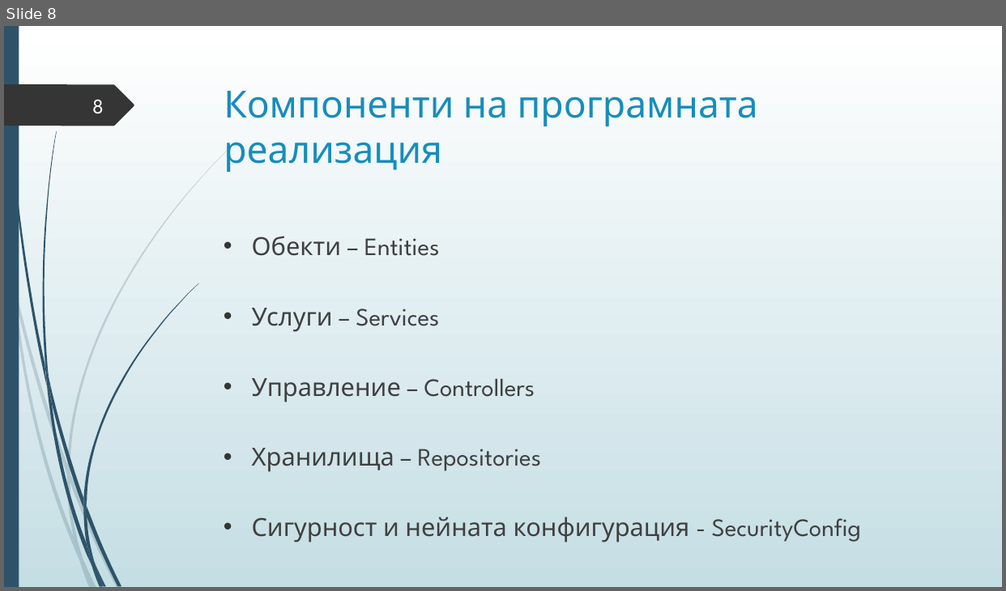
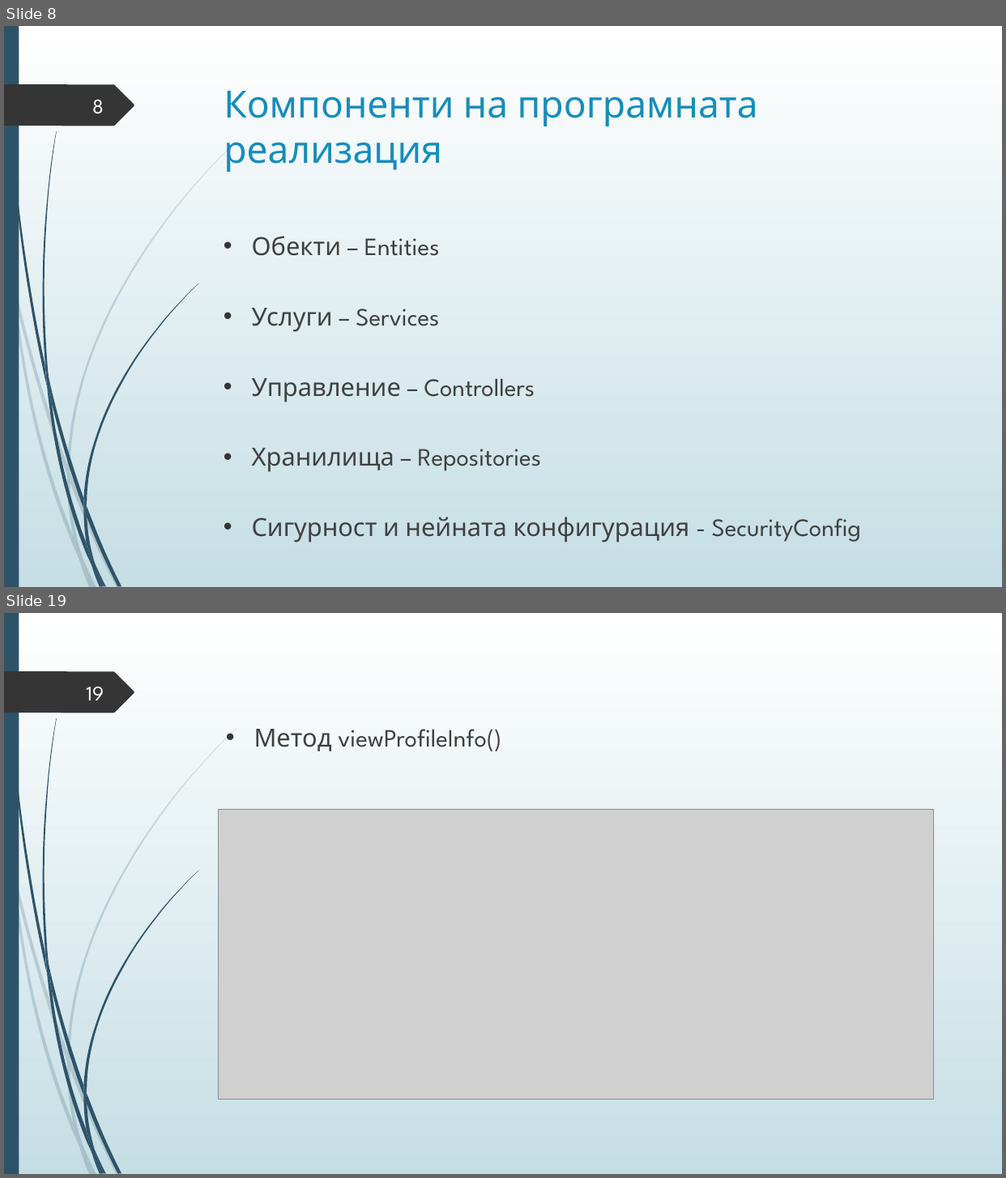
Before and after one commit to Izabel96/PlayingFieldReservations, a slide deck: Дипломна защита.pptx. Shown one above the other, each under a label of ours: slide 8 before the commit, slides 8 and 19 after it; the slides between them are not shown. The pictures are 1006x591 and 1006x1178 pixels, drawn with LibreOffice and Linux fonts; fonts in the diff are those of the drawing; grey boxes stand for pictures. Boxes give left, top, right and bottom in pixels: in the first picture for what was removed or moved away, otherwise in the second. Text is boxed around its words. In the diff, an @@ line names an element or a change of style, - is before the commit and + after.

```diff
--- a/Дипломна защита.pptx
+++ b/Дипломна защита.pptx
@@ slide 19 added at box(4, 613, 1002, 1174), background gradient #FFFFFF to #C5DEE5; not listed: 24 template elements that a slide beside it also shows @@
@@ page number added at box(86, 687, 104, 700), 20 pt, text #FEFFFF @@
+19
@@ text added at box(254, 729, 501, 752), 24 pt, text #404040 @@
+• Метод viewProfileInfo()
@@ picture added at box(218, 809, 933, 1100) @@
```
Also in this commit, not shown: 22 other slides added.
